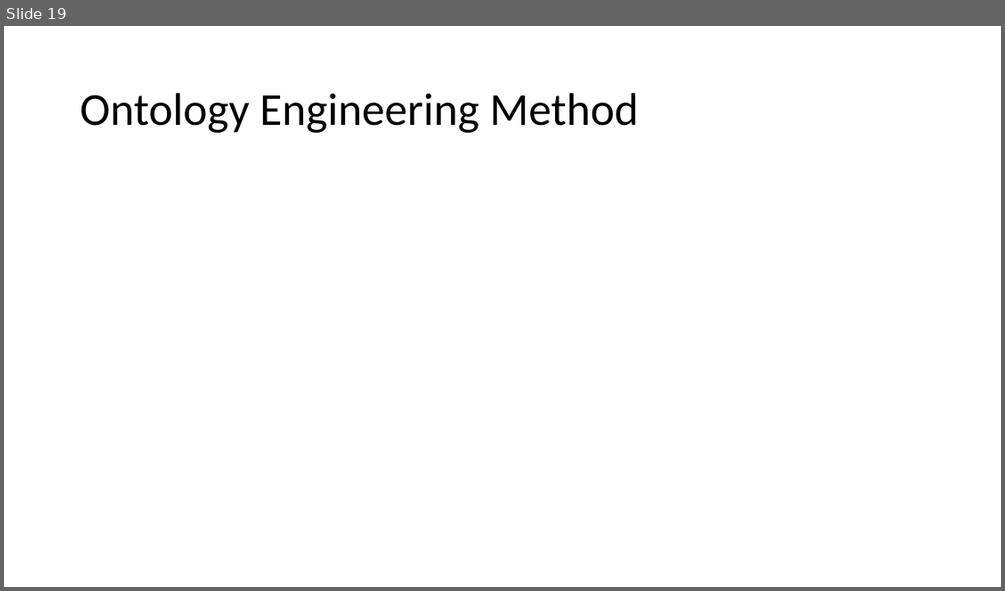
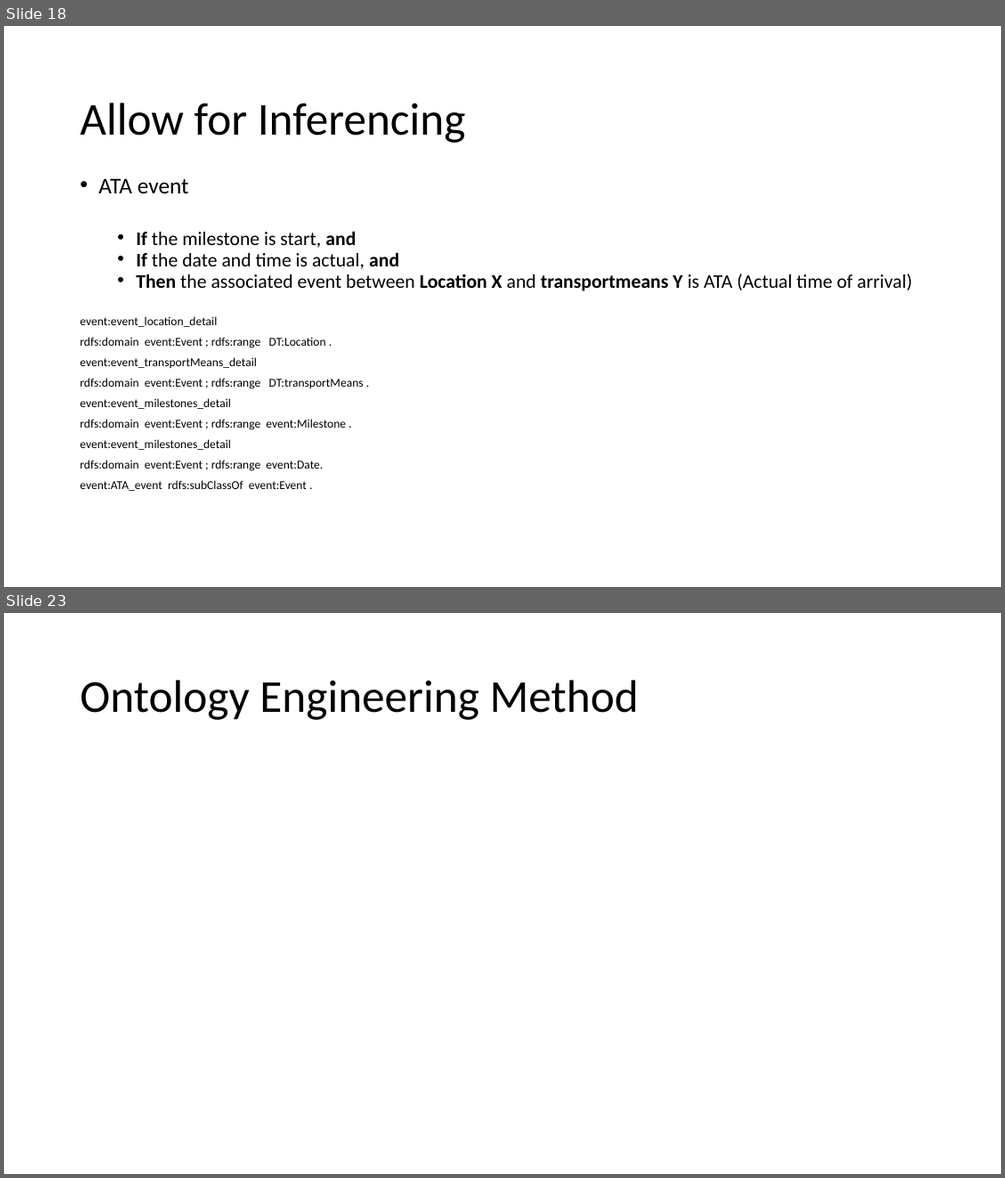
Before and after one commit to federatedplatforms/FEDeRATED-Semantic-Model, a slide deck: Presentation/Logistic_KnowledgeGraph.pptx. Shown one above the other, each under a label of ours: slide 19 before the commit, slides 18 and 23 after it; the slides between them are not shown. The pictures are 1005x591 and 1005x1178 pixels, drawn with LibreOffice and Linux fonts; fonts in the diff are those of the drawing. Boxes give left, top, right and bottom in pixels: in the first picture for what was removed or moved away, otherwise in the second. Text is boxed around its words. In the diff, an @@ line names an element or a change of style, - is before the commit and + after.

```diff
--- a/Presentation/Logistic_KnowledgeGraph.pptx
+++ b/Presentation/Logistic_KnowledgeGraph.pptx
@@ slide 18 added at <box>4,26,1001,587</box>, background #FFFFFF @@
@@ title added at <box>80,103,466,143</box>, 44 pt, text #000000 @@
+Allow for Inferencing
@@ text added at <box>80,178,912,491</box>, 11.6 pt, text #000000 @@
+• ATA event
+  • If the milestone is start, and
+  • If the date and time is actual, and
+  • Then the associated event between Location X and transportmeans Y is ATA (Actual time of arrival)
+event:event_location_detail
+rdfs:domain event:Event ; rdfs:range DT:Location .
+event:event_transportMeans_detail
+rdfs:domain event:Event ; rdfs:range DT:transportMeans .
+event:event_milestones_detail
+rdfs:domain event:Event ; rdfs:range event:Milestone .
+event:event_milestones_detail
+rdfs:domain event:Event ; rdfs:range event:Date.
+event:ATA_event rdfs:subClassOf event:Event .
@@ what was slide 19 is now slide 23 @@
```
Also in this commit, not shown: 10 slides changed, 8 other slides added, 4 slides removed.
